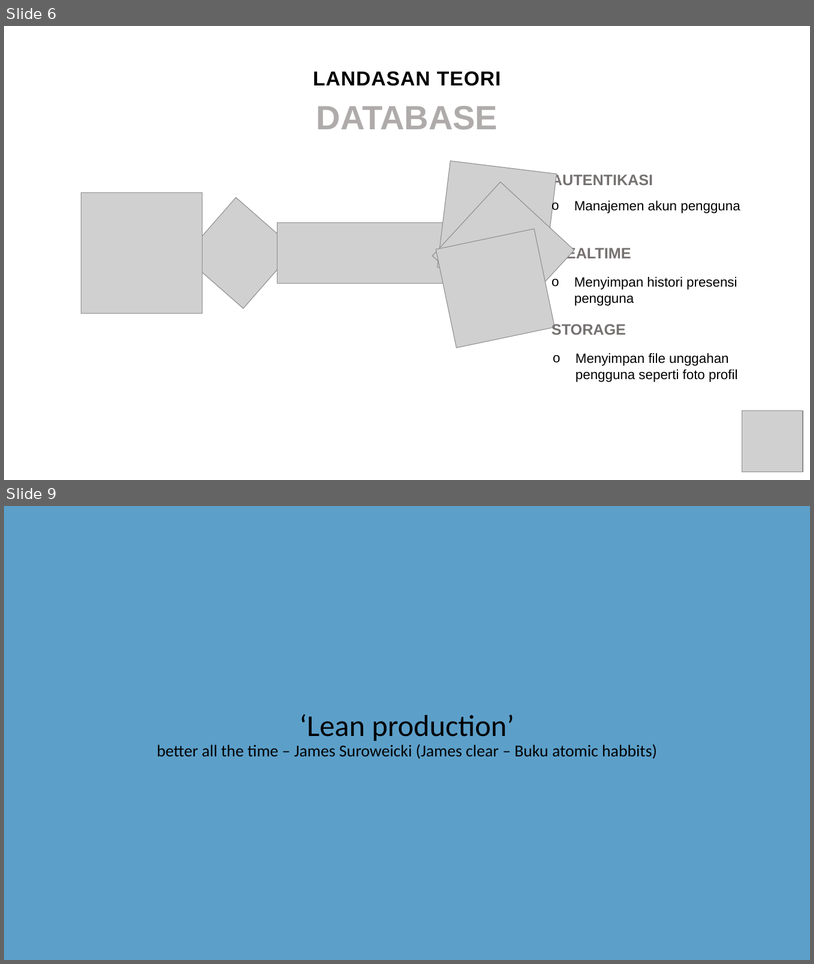
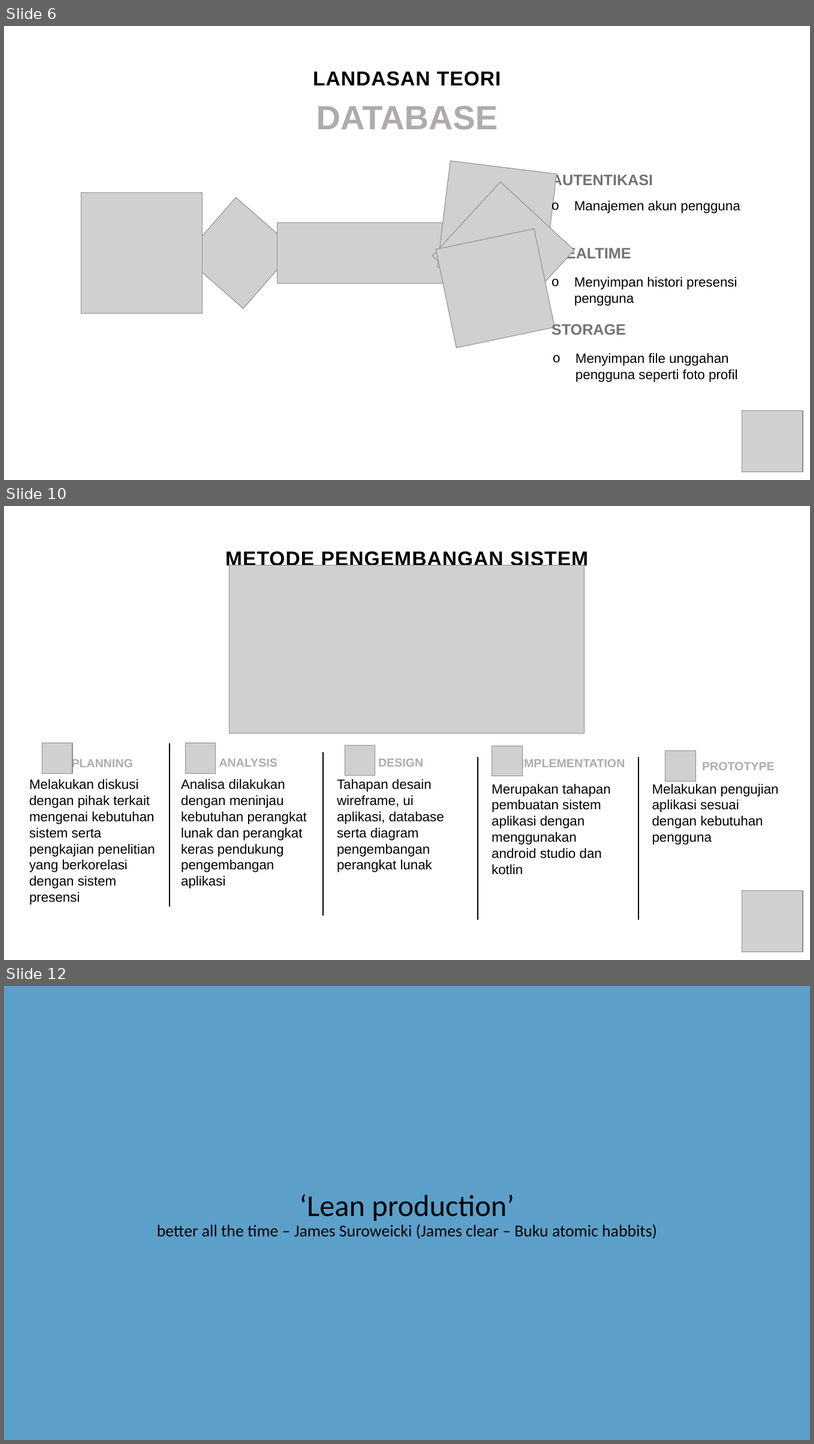
Before and after one commit to gunadermawan/skripsi, a slide deck: dokumen/ppt_skripsi.pptx. Shown one above the other, each under a label of ours: slides 6 and 9 before the commit, slides 6, 10 and 12 after it; the slides between them are not shown. The pictures are 814x964 and 814x1444 pixels, drawn with LibreOffice and Linux fonts; fonts in the diff are those of the drawing; grey boxes stand for pictures. Boxes give left, top, right and bottom in pixels: in the first picture for what was removed or moved away, otherwise in the second. Text is boxed around its words. In the diff, an @@ line names an element or a change of style, - is before the commit and + after.

```diff
--- a/dokumen/ppt_skripsi.pptx
+++ b/dokumen/ppt_skripsi.pptx
@@ slide 10 added at <box>4,506,810,960</box>, background #FFFFFF @@
@@ text added at <box>225,549,588,570</box>, 24 pt, text #000000, bold @@
+METODE PENGEMBANGAN SISTEM
@@ picture added at <box>230,565,585,733</box> @@
@@ picture added at <box>42,743,72,774</box> @@
@@ line added from (169, 743) to (169, 906), #000000 1.5 pt @@
@@ picture added at <box>185,743,216,774</box> @@
@@ line added from (323, 752) to (323, 915), #000000 1.5 pt @@
@@ picture added at <box>345,745,375,775</box> @@
@@ line added from (478, 757) to (478, 920), #000000 1.5 pt @@
@@ picture added at <box>492,745,522,776</box> @@
@@ line added from (639, 757) to (639, 920), #000000 1.5 pt @@
@@ picture added at <box>666,750,696,781</box> @@
@@ text added at <box>72,758,133,770</box>, 14 pt, text #AFABAB, bold @@
+PLANNING
@@ text added at <box>219,758,278,766</box>, 14 pt, text #AFABAB, bold @@
+ANALYSIS
@@ text added at <box>378,758,423,766</box>, 14 pt, text #AFABAB, bold @@
+DESIGN
@@ text added at <box>521,758,626,770</box>, 14 pt, text #AFABAB, bold @@
+IMPLEMENTATION
@@ text added at <box>702,762,775,770</box>, 14 pt, text #AFABAB, bold @@
+PROTOTYPE
@@ text added at <box>29,778,155,904</box>, 16 pt, text #000000 @@
+Melakukan diskusi dengan pihak terkait mengenai kebutuhan sistem serta pengkajian penelitian yang berkorelasi dengan sistem presensi
@@ text added at <box>181,778,307,888</box>, 16 pt, text #000000 @@
+Analisa dilakukan dengan meninjau kebutuhan perangkat lunak dan perangkat keras pendukung pengembangan aplikasi
@@ text added at <box>337,778,444,872</box>, 16 pt, text #000000 @@
+Tahapan desain wireframe, ui aplikasi, database serta diagram pengembangan perangkat lunak
@@ text added at <box>492,783,611,874</box>, 16 pt, text #000000 @@
+Merupakan tahapan pembuatan sistem aplikasi dengan menggunakan android studio dan kotlin
@@ text added at <box>653,783,779,844</box>, 16 pt, text #000000 @@
+Melakukan pengujian aplikasi sesuai dengan kebutuhan pengguna
@@ picture added at <box>743,891,804,952</box> @@
@@ what was slide 9 is now slide 12 @@
```
Also in this commit, not shown: 4 slides changed, 2 other slides added, 1 other file.
